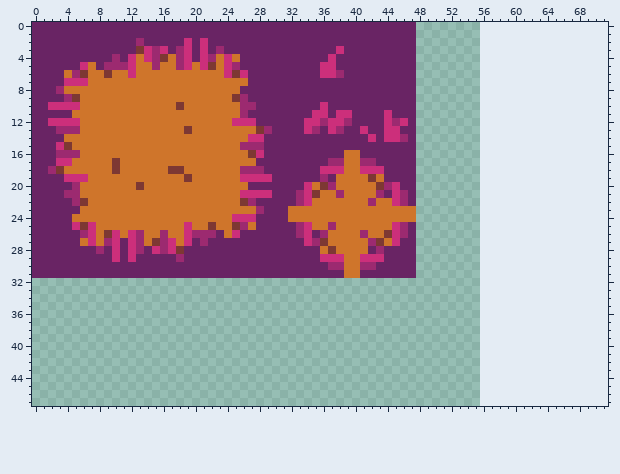
Sprite sheet -- resources/tilemap/tileset.png. That is the earlier state.
The file is 56x56 pixels. The old version is drawn lined up with the new one, on the new canvas.
Now the later version:
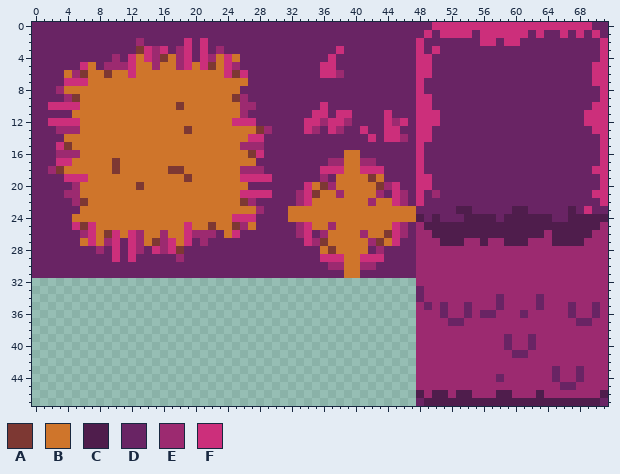
Palette (. is transparent): A #7d3833  B #cf752b  C #4f1d4c  D #692464  E #9c2a70  F #cc2f7b
The edit:
canvas 56x56 -> 72x48 (the part of the old canvas that was cut away was empty and is not shown)
Changed rows in their new state; - is an unchanged pixel.
first column x 48:
 0 DDFFFFFFFFFFFFFFFFFFFFDD
 1 DFDFFFFDFFFFFFDFDDFDFDFD
 2 FDDDDDDDFFDFFDDDDDDDDDDF
 3 FDFDDDDDDDDDDDDDDDDDDDDF
 4 FFDDDDDDDDDDDDDDDDDDDDDF
 5 FFDDDDDDDDDDDDDDDDDDDDFF
 6 FFDDDDDDDDDDDDDDDDDDDDFF
 7 FDDDDDDDDDDDDDDDDDDDDDFF
 8 FDDDDDDDDDDDDDDDDDDDDDDF
 9 FFDDDDDDDDDDDDDDDDDDDDDF
10 FFDDDDDDDDDDDDDDDDDDDDFF
11 FFFDDDDDDDDDDDDDDDDDDFFF
12 FFFDDDDDDDDDDDDDDDDDDFFF
13 FFDDDDDDDDDDDDDDDDDDDDFF
14 FFDDDDDDDDDDDDDDDDDDDDDF
15 FDDDDDDDDDDDDDDDDDDDDDDF
16 FDDDDDDDDDDDDDDDDDDDDDDF
17 FDDDDDDDDDDDDDDDDDDDDDDF
18 FDDDDDDDDDDDDDDDDDDDDDFF
19 FFDDDDDDDDDDDDDDDDDDDDDF
20 FFDDDDDDDDDDDDDDDDDDDDDF
21 FDEDDDDDDDDDDDDDDDDDDDFF
22 FDDDDDDDDDDDDDDDDDDDDDDF
23 DDDDDCCDDDDDCCDDDDDCDFDD
24 CDCDDDCCCCDCCCCCCDDCCCCC
25 ECCCCCCCCCCCCCCCCCCCCCCE
26 EECCCCCCCCCCCCCCECCCCCEE
27 EEECCCEECEECCCEEECCCCEEE
28 EEEEEEEEEEEEEEEEEEEEEEEE
29 EEEEEEEEEEEEEEEEEEEEEEEE
30 EEEEEEEEEEEEEEEEEEEEEEEE
31 EEEEEEEEEEEEEEEEEEEEEEEE
32 EEEEEEEEEEEEEEEEEEEEEEEE
33 DEEEEEEEEEEEEEEEEEEEEEEE
34 DEEEEEEEEEDEEEEDEEEEEEEE
35 EDEDEEDEEEDEEEEDEEEDEEDE
36 EEEDEEDEDDEEEDEEEEEDEEDE
37 EEEEDDEEEEEEEEEEEEEEDDEE
38 EEEEEEEEEEEEEEEEEEEEEEEE
39 EEEEEEEEEEEDEEDEEEEEEEEE
40 EEEEEEEEEEEDEEDEEEEEEEEE
41 EEEEEEEEEEEEDDEEEEEEEEEE
42 EEEEEEEEEEEEEEEEEEEEEEEE
43 EEEEEEEEEEEEEEEEEDEEDEEE
44 EEEEEEEEEEDEEEEEEDEEDEEE
45 EEEEEEEEEEEEEEEEEEDDEEEE
46 CECCECCEEECCEEECEEEEEEEC
47 DCCCCCCCCCCCCCCCCCCCCCCD
